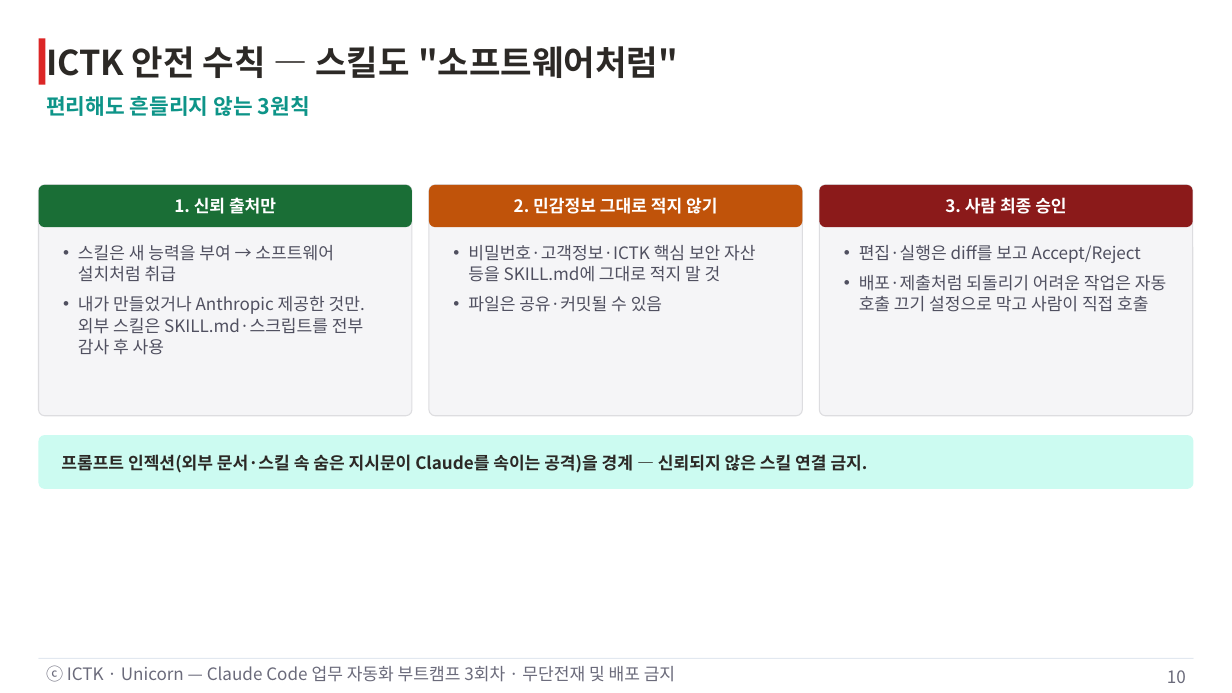
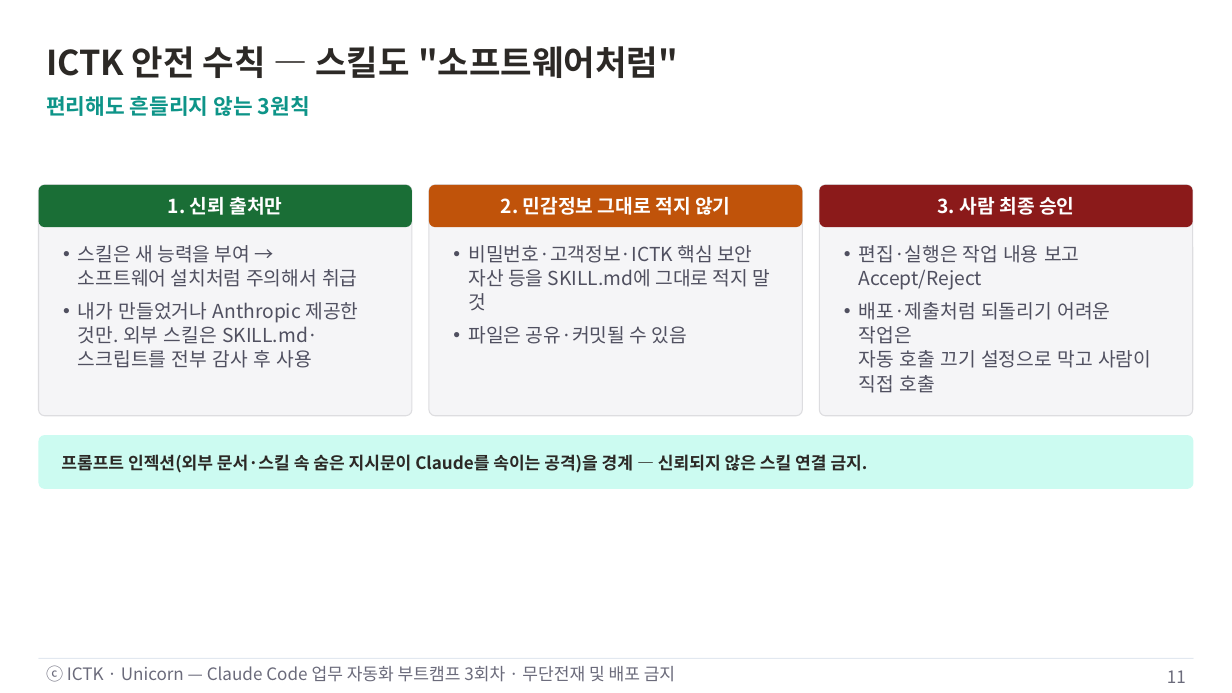
Before and after one commit to unicorn-campus/ai-automation, a slide deck: slide 11 of decks/03-skill-basics/3회차-Skill기초.pptx (slide 10 before the commit). Drawn at 1232x693 pixels with LibreOffice and Linux fonts; fonts in the diff are those of the drawing. Boxes give left, top, right and bottom in pixels: in the first picture for what was removed or moved away, otherwise in the second. Text is boxed around its words. In the diff, an @@ line names an element or a change of style, - is before the commit and + after.

Commit message:
3회차 자료 업데이트: Skill 기초 PPT 수정

```diff
--- a/decks/03-skill-basics/3회차-Skill기초.pptx
+++ b/decks/03-skill-basics/3회차-Skill기초.pptx
@@ rectangle removed at <box>38,38,45,85</box> @@
@@ size 16 to 18 pt in 4 elements at <box>168,197,283,215</box>, <box>501,197,730,215</box>, <box>468,245,771,344</box>, <box>938,197,1074,215</box> @@
@@ text at <box>78,245,357,287</box>: text changed; size 16 to 18 pt @@
-• 스킬은 새 능력을 부여 → 소프트웨어 설치처럼 취급
+• 스킬은 새 능력을 부여 →
+  소프트웨어 설치처럼 주의해서 취급
@@ text at <box>859,245,1079,290</box>: text changed; size 16 to 18 pt @@
-• 편집·실행은 diff를 보고 Accept/Reject
+• 편집·실행은 작업 내용 보고 Accept/Reject
@@ text at <box>78,302,358,368</box>: size 16 to 18 pt in "내가 만들었거나 Anthropic 제공한 것만. 외부 스킬은 ..." @@
@@ text at <box>859,302,1151,393</box>: size 16 to 18 pt in "배포·제출처럼 되돌리기 어려운 작업은 자동 호출 끄기 ..." @@
@@ page number at <box>1167,670,1186,683</box>: text changed @@
-10
+11
```
Also in this commit, not shown: 9 other slides changed, 1 slide added.
